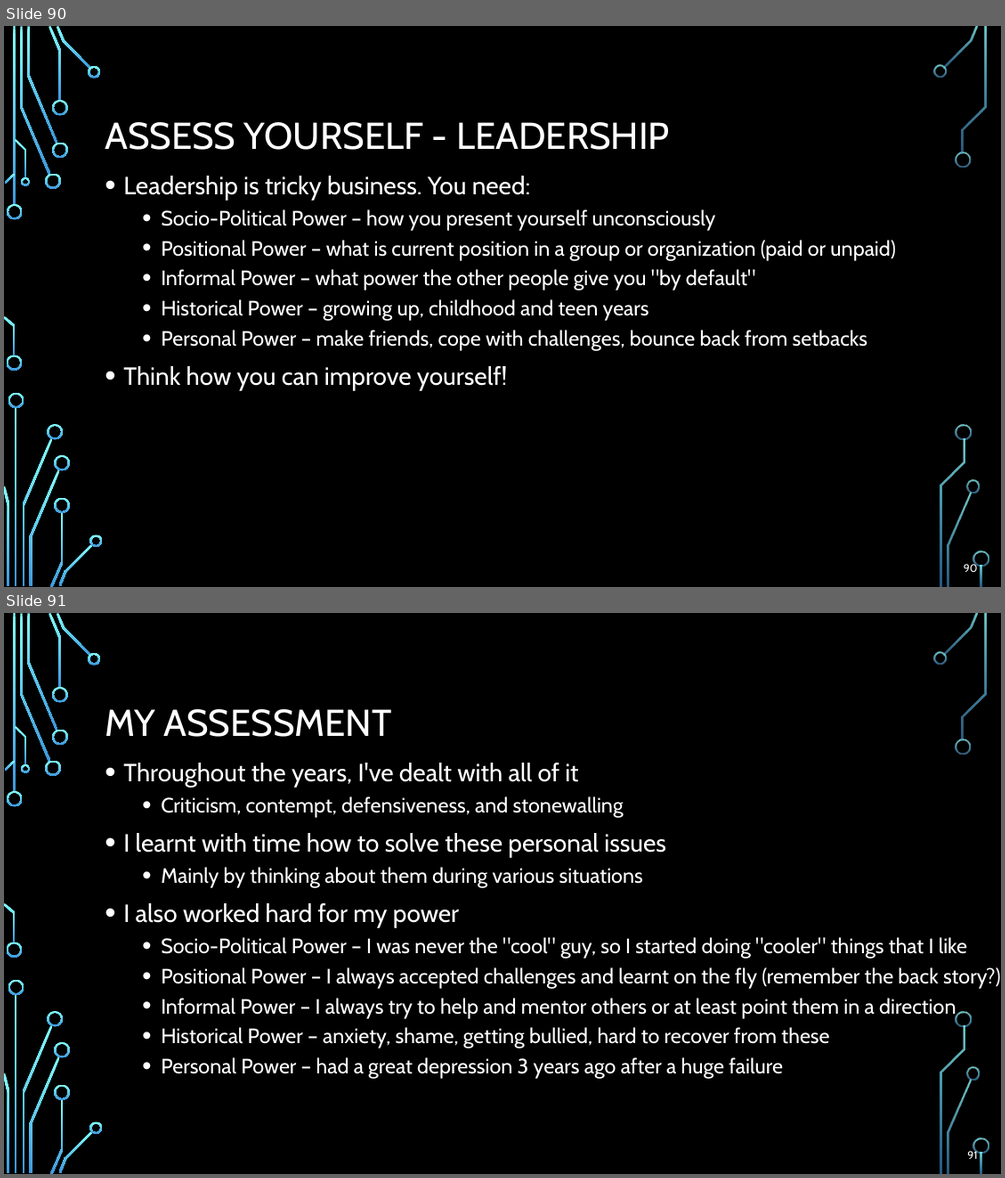
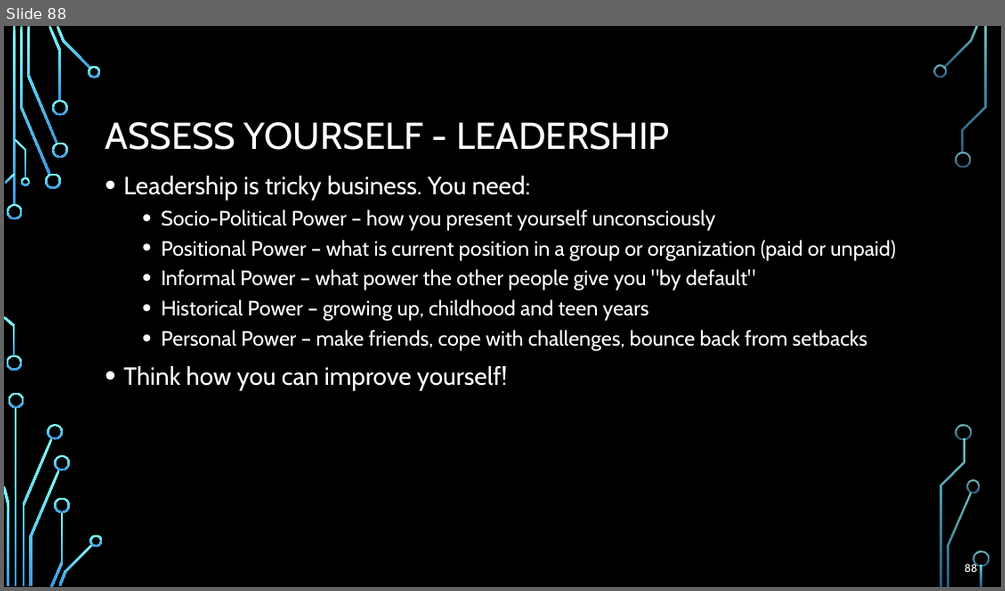
Before and after one commit to profjordanov/doctorate, a slide deck: resources/Software-Architecture-S/Presentation-Part7-The-Architect-Team.pptx. Shown one above the other, each under a label of ours: slides 90 and 91 before the commit, slide 88 after it. The pictures are 1005x1178 and 1005x591 pixels, drawn with LibreOffice and Linux fonts; fonts in the diff are those of the drawing; background and template pictures are left out. Boxes give left, top, right and bottom in pixels: in the first picture for what was removed or moved away, otherwise in the second. Text is boxed around its words. In the diff, an @@ line names an element or a change of style, - is before the commit and + after.

```diff
--- a/resources/Software-Architecture-S/Presentation-Part7-The-Architect-Team.pptx
+++ b/resources/Software-Architecture-S/Presentation-Part7-The-Architect-Team.pptx
@@ slide 91 removed at [4, 613, 1001, 1174], background picture (left out); not listed: 36 template elements that a slide beside it also shows @@
@@ title removed at [105, 709, 392, 737] @@
-MY ASSESSMENT
@@ text removed at [123, 763, 1001, 1078] @@
-• Throughout the years, I've dealt with all of it
-  • Criticism, contempt, defensiveness, and stonewalling
-• I learnt with time how to solve these personal issues
-  • Mainly by thinking about them during various situations
-• I also worked hard for my power
-  • Socio-Political Power – I was never the "cool" guy, so I started doing "cooler" things that I like
-  • Positional Power – I always accepted challenges and learnt on the fly (remember the back story?)
-  • Informal Power – I always try to help and mentor others or at least point them in a direction
-  • Historical Power – anxiety, shame, getting bullied, hard to recover from these
-  • Personal Power – had a great depression 3 years ago after a huge failure
@@ page number removed at [967, 1149, 977, 1159] @@
-91
@@ what was slide 90 is now slide 88 @@
@@ page number at [964, 562, 978, 572]: text changed @@
-90
+88
```
Also in this commit, not shown: 9 other slides removed.
